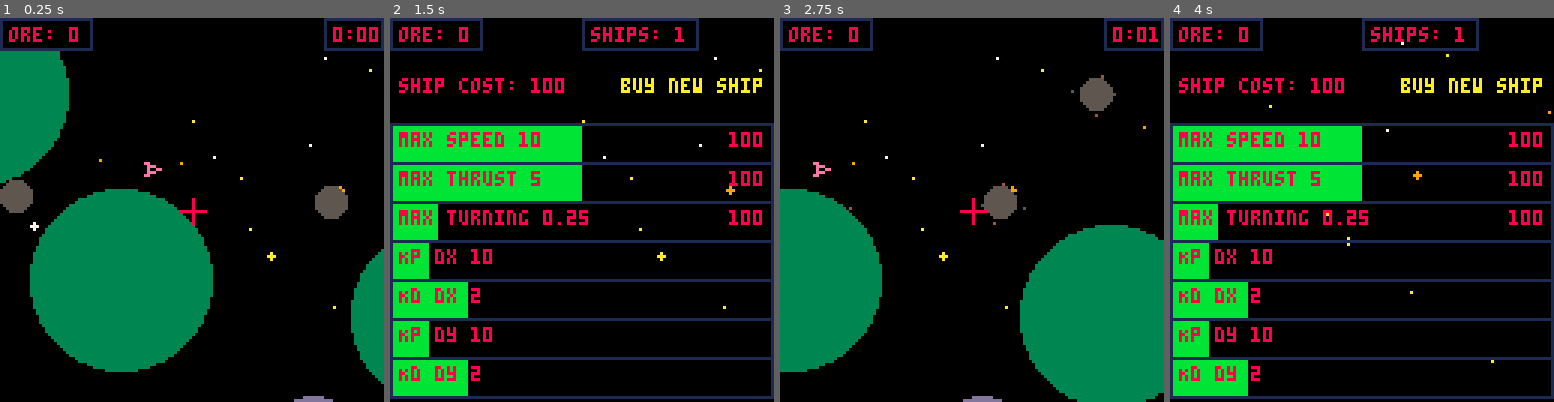
Above: before the commit, frames 1-4 (left to right).
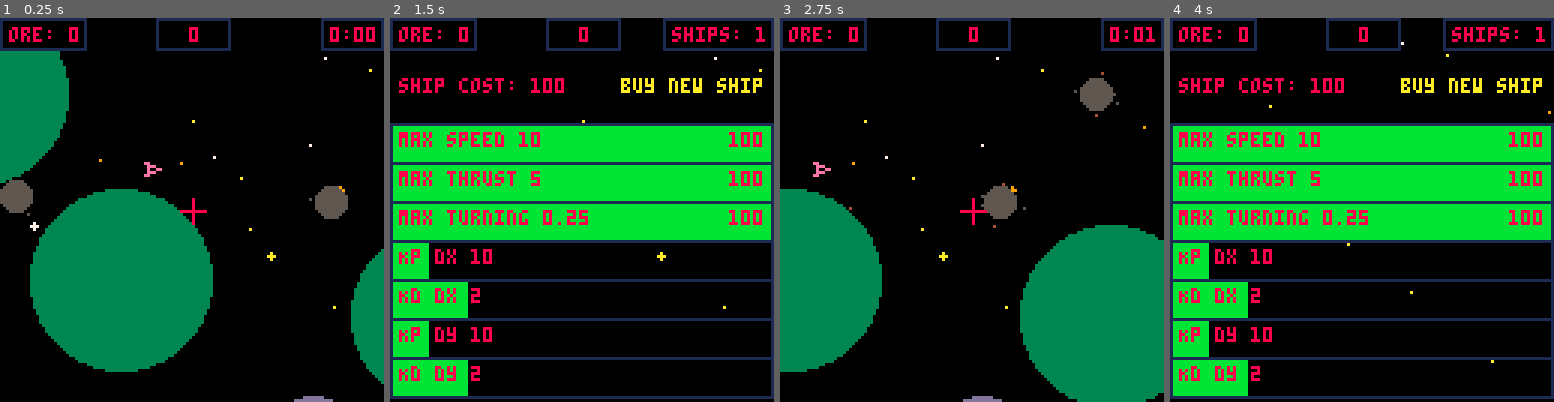
Above: after the commit, the same moments.

Repository: TarkanAl-Kazily/game-jams
Game: PICO-8 cartridge gmtk/main.p8
The game is run twice, just before and just after one commit, with the same random seed, the same clock (stepped at 60 frames per second) and the same inputs.
Inputs:
- Up to frame 1 (0.25 s): no input
- Up to frame 2 (1.5 s): tap X (X key) at 0.33, 1.07 s; tap O (Z key) at 0.7 s
- Up to frame 3 (2.75 s): hold Right 1.6-2.1 s; tap O (Z key) at 1.7, 2.1, 2.5 s; tap X (X key) at 1.85 s; hold Up 2.15-2.42 s; hold Right from 2.47 s (still down)
- Up to frame 4 (4 s): tap O (Z key) at 2.9, 3.3, 3.7 s; tap X (X key) at 2.97 s; release Right at 3.03 s; hold Left 3.08-3.58 s; hold Down 3.63-3.97 s

The runs differ from the first frame. In frame 1, 1.1% of the frame differs, in the area x 7-99%, y 0-52%; in frame 2, 18%, in the area x 12-100%, y 0-58%; in frame 3, 1.1%; in frame 4, 18%.

Commit message:
Version 1.4
Added moving target zones. Fixed how objects get removed from the world.
Added total score box that persists when you use ore.

Diff:
--- a/gmtk/controls.lua
+++ b/gmtk/controls.lua
@@ -2,7 +2,6 @@
     max_velocity = 10,
     max_acceleration=5,
     max_angular_velocity=0.25,
-    max_friction=0.0,
     kp_1=10,
     kp_2=10.0,
     kd_1=2.0,
@@ -10,10 +9,9 @@
 }
 
 upgrade_maximums = {
-    max_velocity = 20,
-    max_acceleration=10,
-    max_angular_velocity=2.0,
-    max_friction=1.0,
+    max_velocity = 10,
+    max_acceleration=5,
+    max_angular_velocity=0.25,
     kp_1=100.0,
     kp_2=100.0,
     kd_1=10.0,
@@ -28,7 +26,7 @@
 miner_targets = {}
 
 -- state given by create_state
--- control takes the form {angular_velocity, acceleration, friction}
+-- control takes the form {angular_velocity, acceleration
 function update_state(state, control, limits, dt)
     -- q.x, q.y, q.d based directly off of q_dot.x, q_dot.y, q_dot.d
     state.q.x += state.q_dot.x * dt
@@ -47,9 +45,9 @@
         state.q_dot.y = mid(-limits.max_velocity * sin(vel_dir), state.q_dot.y, limits.max_velocity * sin(vel_dir))
     end
 
-    -- q_ddot.x and q_ddot.y based off of control, q.d, and control friction
-    state.q_ddot.x = cos(state.q.d) * (rnd(0.3) + rnd(0.3) + 0.7) * control.acceleration - state.q_dot.x * control.friction
-    state.q_ddot.y = sin(state.q.d) * (rnd(0.3) + rnd(0.3) + 0.7) * control.acceleration - state.q_dot.y * control.friction
+    -- q_ddot.x and q_ddot.y based off of control, q.d
+    state.q_ddot.x = cos(state.q.d) * (rnd(0.3) + rnd(0.3) + 0.7) * control.acceleration
+    state.q_ddot.y = sin(state.q.d) * (rnd(0.3) + rnd(0.3) + 0.7) * control.acceleration
 
     -- q_ddot.d unused
     state.q_ddot.d = 0
@@ -75,23 +73,21 @@
 
   if overlap(e, target_zone) then
     e.current_target = (e.current_target % #miner_targets) + 1
-  else
-      local dx, dy = target.x - e.state.q.x, - target.y + e.state.q.y
-      local dir = atan2(dx, dy)
-      local vx, vy = target_zone.state.q_dot.x - e.state.q_dot.x, target_zone.state.q_dot.y - e.state.q_dot.y
-      dx, dy = cos(e.state.q.d) * dx - sin(e.state.q.d) * dy, sin(e.state.q.d) * dx + cos(e.state.q.d) * dy
-      vx, vy = cos(dir) * vx - sin(dir) * vy, sin(dir) * vx + cos(dir) * vy
-      --dx *= e.controls.kp.dx
-      --dy *= e.controls.kp.dy
-      dx = max(0, dx)
+  end
+  local dx, dy = target.x - e.state.q.x, - target.y + e.state.q.y
+  local dir = atan2(dx, dy)
+  local vx, vy = target_zone.state.q_dot.x - e.state.q_dot.x, target_zone.state.q_dot.y - e.state.q_dot.y
+  dx, dy = cos(e.state.q.d) * dx - sin(e.state.q.d) * dy, sin(e.state.q.d) * dx + cos(e.state.q.d) * dy
+  vx, vy = cos(dir) * vx - sin(dir) * vy, sin(dir) * vx + cos(dir) * vy
+  --dx *= e.controls.kp.dx
+  --dy *= e.controls.kp.dy
+  dx = max(0, dx)
 
-      e.control.angular_velocity = miner_settings.kp_2 * dy - miner_settings.kd_2 * vy
-      e.control.acceleration = miner_settings.kp_1 * dx + miner_settings.kd_1 * vx
+  e.control.angular_velocity = miner_settings.kp_2 * dy - miner_settings.kd_2 * vy
+  e.control.acceleration = miner_settings.kp_1 * dx + miner_settings.kd_1 * vx
 
-      e.control.angular_velocity = mid(e.control.angular_velocity, miner_settings.max_angular_velocity, -miner_settings.max_angular_velocity)
-      e.control.acceleration = mid(e.control.acceleration, miner_settings.max_acceleration, -miner_settings.max_acceleration)
-      e.control.friction = mid(e.control.friction, miner_settings.max_friction, -miner_settings.max_friction)
-  end
+  e.control.angular_velocity = mid(e.control.angular_velocity, miner_settings.max_angular_velocity, -miner_settings.max_angular_velocity)
+  e.control.acceleration = mid(e.control.acceleration, miner_settings.max_acceleration, -miner_settings.max_acceleration)
 end
 
 function modify_miner_path()
@@ -99,8 +95,9 @@
     for i=1, #entities do
         local e = entities[i]
         if e.type == "zone" and overlap(e, player_camera) then
-            zone = e
-            break
+            if zone == nil or e.radius < zone.radius then
+                zone = e
+            end
         end
     end
     if zone == nil then
--- a/gmtk/draw.lua
+++ b/gmtk/draw.lua
@@ -90,12 +90,19 @@
     local values = {miner_settings.max_velocity, miner_settings.max_acceleration, miner_settings.max_angular_velocity, miner_settings.kp_1, miner_settings.kd_1, miner_settings.kp_2, miner_settings.kd_2}
     local max_values = {upgrade_maximums.max_velocity, upgrade_maximums.max_acceleration, upgrade_maximums.max_angular_velocity, upgrade_maximums.kp_1, upgrade_maximums.kd_1, upgrade_maximums.kp_2, upgrade_maximums.kd_2}
     msg = "ore: "..flr(score)
-    rect(top_x, top_y, top_x + 6 + 4 * #msg, top_y + 10, 1)
+    rect(top_x, top_y, top_x + 4 + 4 * #msg, top_y + 10, 1)
     print(msg, top_x + 3, top_y + 3, 8)
 
+
+    local total_score_pos = 64
+    msg = tostr(flr(total_score))
+    box_width = 24
+    rect(top_x + total_score_pos - box_width / 2, top_y, top_x + total_score_pos + box_width / 2, top_y + 10, 1)
+    print(msg, top_x + total_score_pos - (4 * #msg) / 2.0 + 1, top_y + 3, 8)
+
     msg = "ships: "..miner_count
-    rect(top_x + 64, top_y, top_x + 70 + 4 * #msg, top_y + 10, 1)
-    print(msg, top_x + 67, top_y + 3, 8)
+    rect(top_x + 123 - 4 * #msg, top_y, top_x + 127, top_y + 10, 1)
+    print(msg, top_x + 126 - 4 * #msg, top_y + 3, 8)
 
     msg = "ship cost: "..ship_cost
     print(msg, top_x + 3, top_y + 20, 8)
--- a/gmtk/main.p8
+++ b/gmtk/main.p8
@@ -1,7 +1,7 @@
 pico-8 cartridge // http://www.pico-8.com
 version 29
 __lua__
--- space controller v1_2d
+-- space controller v1_4
 -- tarkan al-kazily
 
 #include objects.lua
@@ -11,6 +11,7 @@
 _delta_t = 1.0 / 60.0
 time = 0.0
 score = 0
+total_score = 0
 miner_count = 1
 ship_cost = 100
 entities = {}
@@ -43,6 +46,10 @@
   if player_mode != "menu" then
     time += _delta_t
     update_entities()
+
+    if rnd(100) < 0.5 then
+      add(entities, new_moving_zone())
+    end
   end
 end
 
@@ -95,11 +102,20 @@
       end
     end
 
+    local top_x, top_y = camera_pos.x, camera_pos.y
     -- score box
     msg = "ore: "..flr(score)
-    rectfill(camera_pos.x, camera_pos.y, camera_pos.x + 6 + 4 * #msg, camera_pos.y + 10, 0)
-    rect(camera_pos.x, camera_pos.y, camera_pos.x + 6 + 4 * #msg, camera_pos.y + 10, 1)
-    print(msg, camera_pos.x + 3, camera_pos.y+ 3, 8)
+    rectfill(top_x, top_y, top_x + 4 + 4 * #msg, top_y + 10, 0)
+    rect(top_x, top_y, top_x + 4 + 4 * #msg, top_y + 10, 1)
+    print(msg, top_x + 3, top_y+ 3, 8)
+
+    -- total score box
+    local total_score_pos = 64
+    msg = tostr(flr(total_score))
+    box_width = 24
+    rectfill(top_x + total_score_pos - box_width / 2, top_y, top_x + total_score_pos + box_width / 2, top_y + 10, 0)
+    rect(top_x + total_score_pos - box_width / 2, top_y, top_x + total_score_pos + box_width / 2, top_y + 10, 1)
+    print(msg, top_x + total_score_pos - (4 * #msg) / 2.0 + 1, top_y + 3, 8)
 
     -- timer box
     local m, s = flr(time / 60), flr(time % 60)
@@ -107,9 +123,9 @@
     if s < 10 then
       msg = m..":0"..s
     end
-    rectfill(camera_pos.x + 127, camera_pos.y, camera_pos.x + 124 - 4 * #msg, camera_pos.y + 10, 0)
-    rect(camera_pos.x + 127, camera_pos.y, camera_pos.x + 124 - 4 * #msg, camera_pos.y + 10, 1)
-    print(msg, camera_pos.x + 127 - 4 * #msg, camera_pos.y+ 3, 8)
+    rectfill(top_x + 127, top_y, top_x + 123 - 4 * #msg, top_y + 10, 0)
+    rect(top_x + 127, top_y, top_x + 123 - 4 * #msg, top_y + 10, 1)
+    print(msg, top_x + 126 - 4 * #msg, top_y+ 3, 8)
 
 
 
@@ -157,12 +173,19 @@
 -- applies movement physics
 function update_entity(e)
   update_state(e.state, e.control, e.limits, _delta_t)
-  if (e.state.q.x < world_bounds.min.x) or (e.state.q.y < world_bounds.min.y) then
-    miner_count -= 1
+  if (e.state.q.x < world_bounds.min.x - e.radius) or (e.state.q.y < world_bounds.min.y - e.radius) or (e.state.q.x > world_bounds.max.x + e.radius) or (e.state.q.y > world_bounds.max.y + e.radius) then
+    if e.type == "miner" or e.type == "player" then
+      miner_count -= 1
+    end
+
+    if e.type == "player" then
+      player_camera.state.q.x = camera_pos.x + 64
+      player_camera.state.q.y = camera_pos.y + 64
+      switch_from_ship()
+      player_mode = "manager"
+    end
     del(entities, e)
-  elseif (e.state.q.x > world_bounds.max.x) or (e.state.q.y > world_bounds.max.y) then
-    miner_count -= 1
-    del(entities, e)
+    del(miner_targets, e)
   end
 
   if e.type == "miner" then
@@ -199,6 +222,7 @@
         last_time_pts_sfx = time
       end
       score += min(pts, 1)
+      total_score += min(pts, 1)
       e.point -= min(pts, 1)
     end
   end
@@ -222,8 +246,8 @@
     if btnp(5) then
       if switch_to_ship() then
         player_mode = "ship"
-      else
-        modify_miner_path()
+      elseif not modify_miner_path() then
+        miner_targets = {}
       end
     elseif btnp(4) then
       player_mode = "menu"
@@ -257,15 +281,8 @@
     player.control.acceleration = 0.0
   end
 
-  if btn(3) then
-    player.control.friction = 100.0
-  else
-    player.control.friction = 0.0
-  end
-
   player.control.angular_velocity = mid(player.control.angular_velocity, miner_settings.max_angular_velocity, -miner_settings.max_angular_velocity)
   player.control.acceleration = mid(player.control.acceleration, miner_settings.max_acceleration, -miner_settings.max_acceleration)
-  player.control.friction = mid(player.control.friction, miner_settings.max_friction, -miner_settings.max_friction)
 end
 
 function update_ship_cost()
--- a/gmtk/objects.lua
+++ b/gmtk/objects.lua
@@ -42,6 +42,42 @@
     return result
 end
 
+function new_moving_zone()
+  local moving_zone = new_zone()
+  local start_side, start_pos = flr(rnd(4)), rnd_between(world_bounds.min.x, world_bounds.max.x)
+  local x_vel, y_vel = rnd_between(1.0, 15.0), rnd_between(1.0, 15.0)
+  if start_side == 0 then
+      moving_zone.state.q.x = world_bounds.min.x
+      moving_zone.state.q.y = start_pos
+      moving_zone.state.q_dot.x = x_vel
+      moving_zone.state.q_dot.y = y_vel * ((rnd(1) < 0.5) and 1.0 or -1.0)
+  elseif start_side == 1 then
+      moving_zone.state.q.x = world_bounds.max.x
+      moving_zone.state.q.y = start_pos
+      moving_zone.state.q_dot.x = -x_vel
+      moving_zone.state.q_dot.y = y_vel * ((rnd(1) < 0.5) and 1.0 or -1.0)
+
+  elseif start_side == 2 then
+      moving_zone.state.q.x = start_pos
+      moving_zone.state.q.y = world_bounds.min.y
+      moving_zone.state.q_dot.x = x_vel * ((rnd(1) < 0.5) and 1.0 or -1.0)
+      moving_zone.state.q_dot.y = y_vel
+
+  elseif start_side == 3 then
+      moving_zone.state.q.x = start_pos
+      moving_zone.state.q.y = world_bounds.max.y
+      moving_zone.state.q_dot.x = x_vel * ((rnd(1) < 0.5) and 1.0 or -1.0)
+      moving_zone.state.q_dot.y = -y_vel
+  end
+
+  moving_zone.point = 25
+  moving_zone.radius = 2.5
+  moving_zone.point_growth = 10
+  moving_zone.point_cap = 25
+  moving_zone.color = 12
+  return moving_zone
+end
+
 -- fills out a control
 function create_control()
     return {angular_velocity=0, acceleration=0, friction=0}
@@ -71,18 +107,18 @@
       -- large planet
       zone.radius = 30
       zone.color = 3
-      zone.point_growth = 1.5
-      zone.point_cap = 200
+      zone.point_growth = 2.0
+      zone.point_cap = 400
     elseif size < 5 then
       -- medium planet
       zone.radius = 15
       zone.color = 13
-      zone.point_growth = 2.0
+      zone.point_growth = 3.0
       zone.point_cap = 100
     else
       zone.radius = 5
       zone.color = 5
-      zone.point_growth = 3.0
+      zone.point_growth = 4.0
       zone.point_cap = 50
     end
     local add_zone = true
